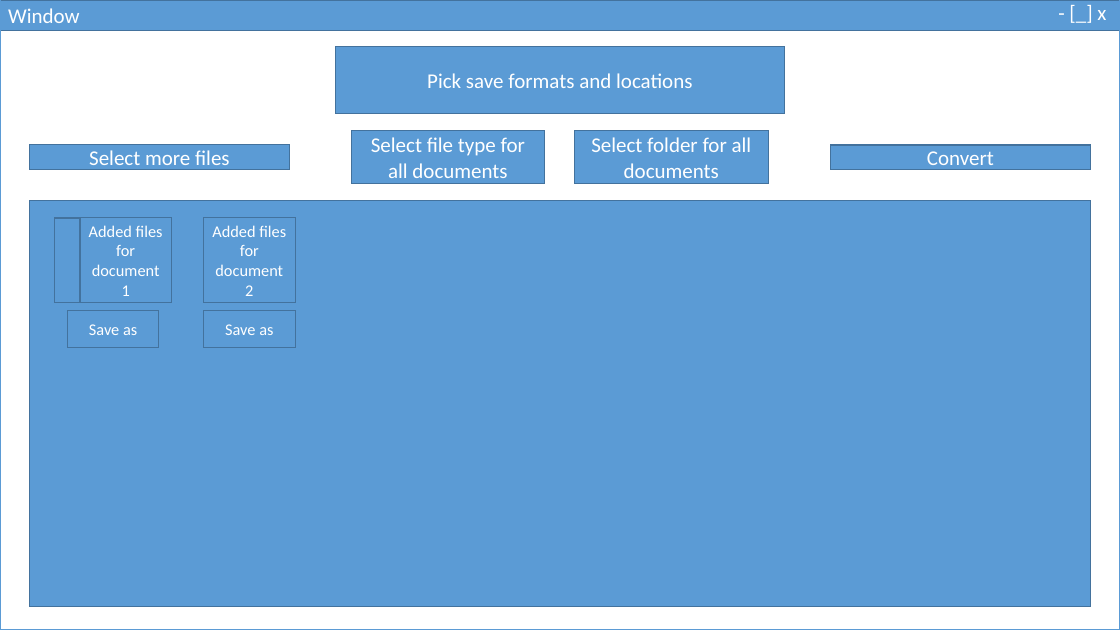
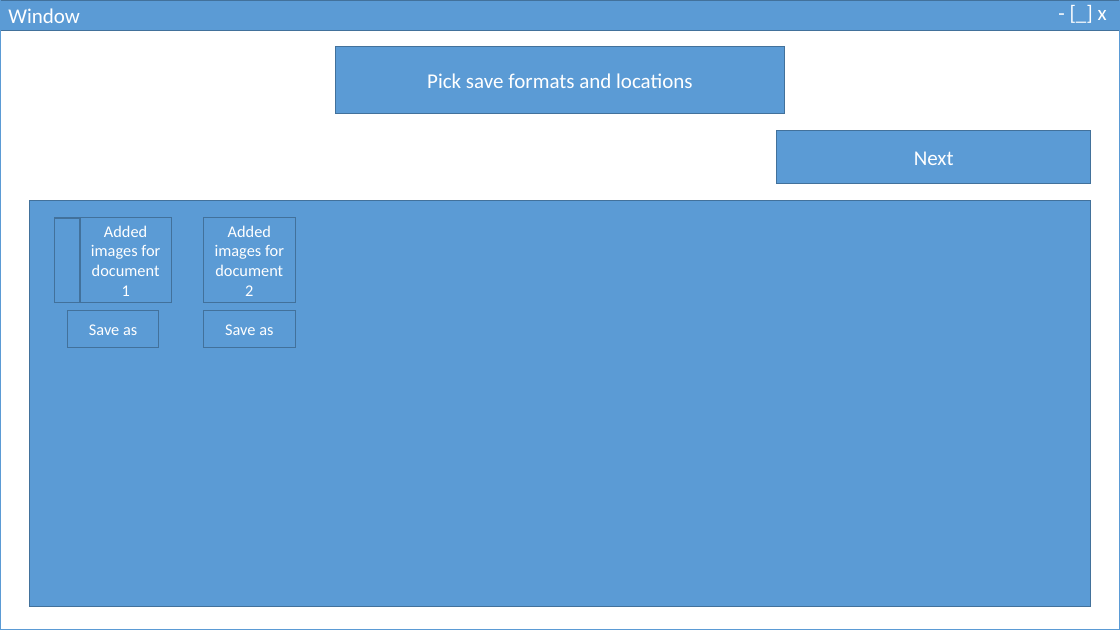
Before and after one commit to RokeshArumugam/ALevelProject, a slide deck: slide 3 of Design/Design.pptx. Drawn at 1120x630 pixels with LibreOffice and Linux fonts; fonts in the diff are those of the drawing. Boxes give left, top, right and bottom in pixels: in the first picture for what was removed or moved away, otherwise in the second. Text is boxed around its words. In the diff, an @@ line names an element or a change of style, - is before the commit and + after.

```diff
--- a/Design/Design.pptx
+++ b/Design/Design.pptx
@@ rectangle removed at [29, 145, 289, 169] @@
-Select more files
@@ rectangle removed at [351, 130, 545, 183] @@
-Select file type for all documents
@@ rectangle removed at [575, 130, 769, 183] @@
-Select folder for all documents
@@ rectangle added at [777, 131, 1091, 184], fill #5B9BD5, outline #42719B 1 pt @@
@@ rectangle removed at [831, 145, 1091, 170] @@
-Convert
@@ text added at [914, 151, 954, 165], 18 pt, text #FFFFFF @@
+Next
@@ outline #43739E 1 pt to #42719B 1 pt in 3 elements at [0, 0, 1120, 30], [29, 201, 1090, 607], [55, 218, 146, 303] @@
@@ rectangle added at [80, 218, 171, 302], fill #5B9BD5, outline #42719B 1 pt @@
@@ text "Added images for document 1": place and size @@
-text "Added images for document 1" at [80, 218, 171, 302]
+text "Added images for document 1" at [91, 225, 160, 296]
@@ text "Added images for document 1" at [91, 225, 160, 296]: fill #5B9BD5 to none; outline #43739E 1 pt to none @@
@@ text at [91, 225, 160, 296]: text changed @@
-Added files for document 1
+Added images for document 1
@@ rectangle added at [203, 218, 295, 302], fill #5B9BD5, outline #42719B 1 pt @@
@@ text "Added images for document 2" at [215, 225, 284, 296]: fill #5B9BD5 to none; outline #43739E 1 pt to none @@
@@ text "Added images for document 2": place and size @@
-text "Added images for document 2" at [203, 218, 295, 302]
+text "Added images for document 2" at [215, 225, 284, 296]
@@ text at [215, 225, 284, 296]: text changed @@
-Added files for document 2
+Added images for document 2
```
Also in this commit, not shown: 4 other slides changed, 2 slides added, 3 slides removed, 7 other files.
